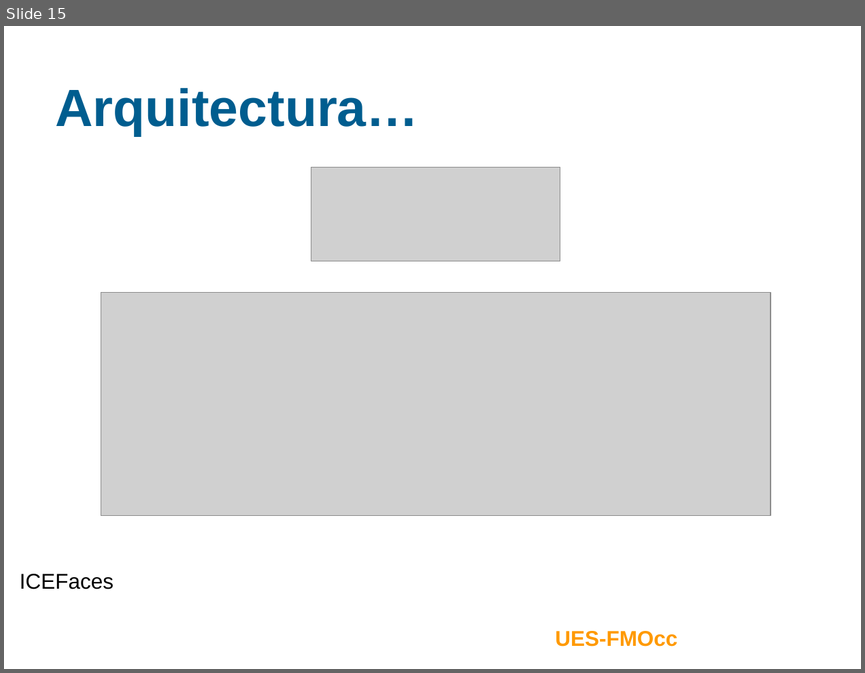
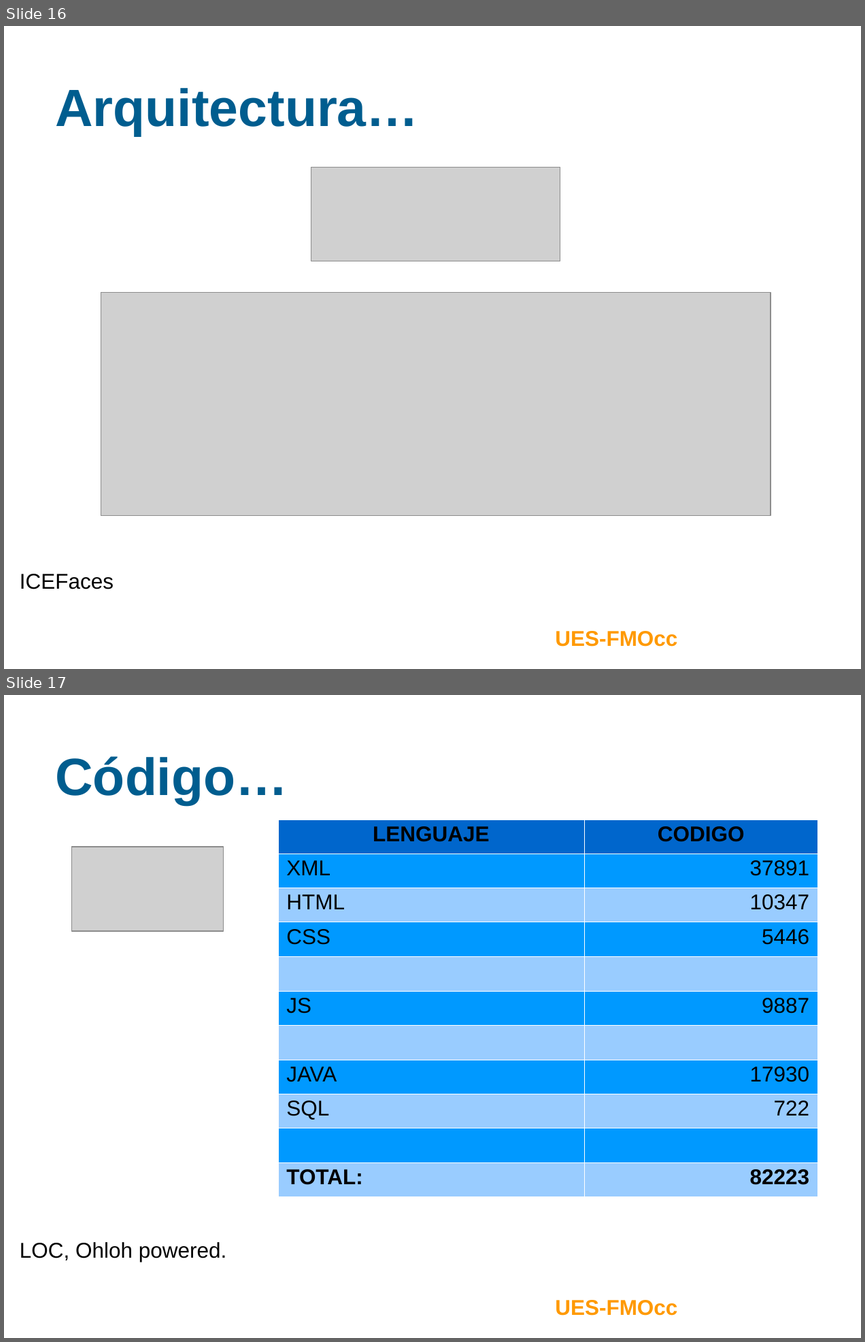
Before and after one commit to ramayac/jhard, a slide deck: presentaciones/segunda defensa/jhard2-rac.ppt. Shown one above the other, each under a label of ours: slide 15 before the commit, slides 16 and 17 after it. The pictures are 865x673 and 865x1342 pixels, drawn with LibreOffice and Linux fonts; fonts in the diff are those of the drawing; grey boxes stand for pictures; background and template pictures are left out. Boxes give left, top, right and bottom in pixels: in the first picture for what was removed or moved away, otherwise in the second. Text is boxed around its words. In the diff, an @@ line names an element or a change of style, - is before the commit and + after.

```diff
--- a/presentaciones/segunda defensa/jhard2-rac.ppt
+++ b/presentaciones/segunda defensa/jhard2-rac.ppt
@@ slide 17 added at (x1=4, y1=695, x2=861, y2=1338), background picture (left out) @@
@@ title added at (x1=55, y1=756, x2=288, y2=805), 44 pt, text #005D8F, bold @@
+Código…
@@ table added at (x1=278, y1=819, x2=818, y2=1187), 11 rows, 2 columns @@
+LENGUAJE | CODIGO
+XML | 37891
+HTML | 10347
+CSS | 5446
+ | 
+JS | 9887
+ | 
+JAVA | 17930
+SQL | 722
+ | 
+TOTAL: | 82223
@@ picture added at (x1=72, y1=847, x2=224, y2=930) @@
@@ text added at (x1=20, y1=1242, x2=226, y2=1261), 18 pt, text #000000 @@
+LOC, Ohloh powered.
@@ text added at (x1=26, y1=1288, x2=154, y2=1322), 18 pt, text #FFFFFF, bold @@
+jHard
@@ text added at (x1=555, y1=1300, x2=677, y2=1315), 18 pt, text #FF9900, bold @@
+UES-FMOcc
@@ what was slide 15 is now slide 16 @@
```
Also in this commit, not shown: 5 slides changed, 1 other slide added.
